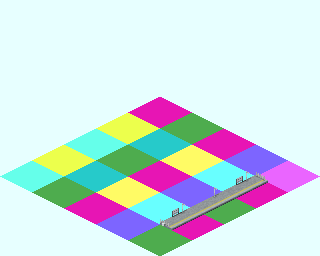
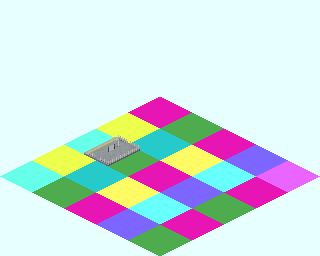
The second (320, 256) image is a revision of the first. Changes to its layers:
added group "WF" with 4 layers in group "WS" over [84, 135, 140, 166]
added layer "貼り付けられたレイヤー #28" in group "WF" over [96, 141, 140, 166]
added group "WB" with 4 layers in group "WS" over [84, 135, 140, 166]
added layer "貼り付けられたレイヤー #24" in group "WB" over [84, 135, 128, 160]
renamed "N" to "NS", hid the group it (10 layers) over [236, 171, 268, 182]
renamed "E #1" to "Eb", moved it into group "ES" over [160, 171, 268, 230]
moved "E" into group "ES" over [160, 171, 256, 224]
